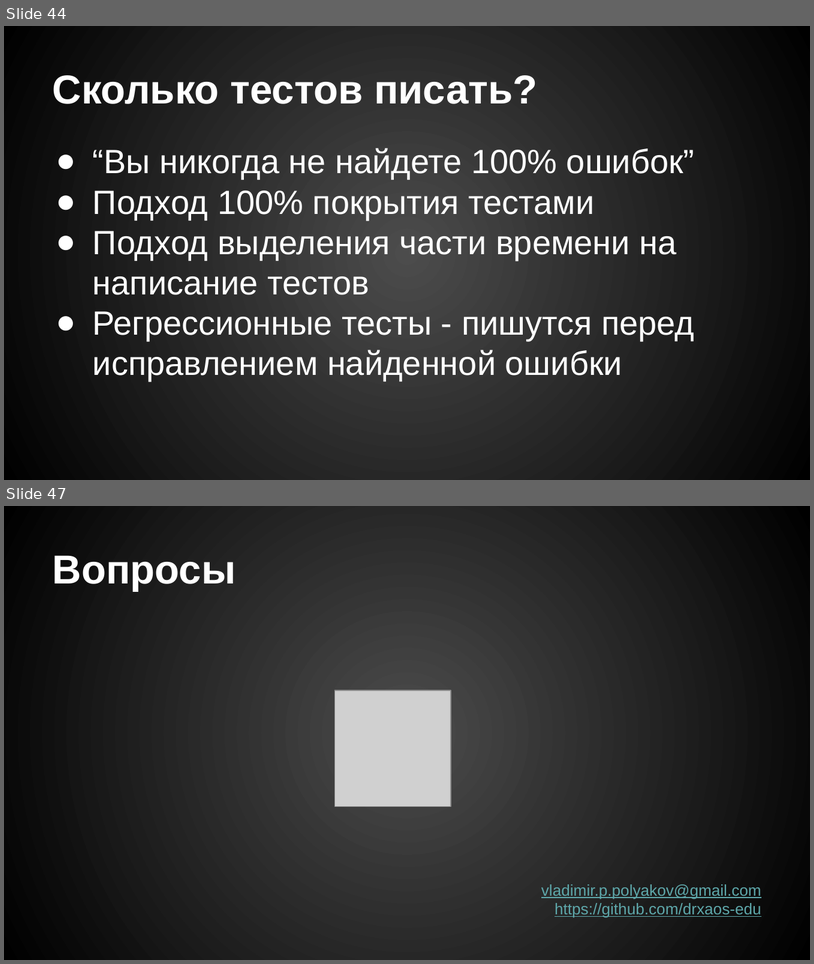
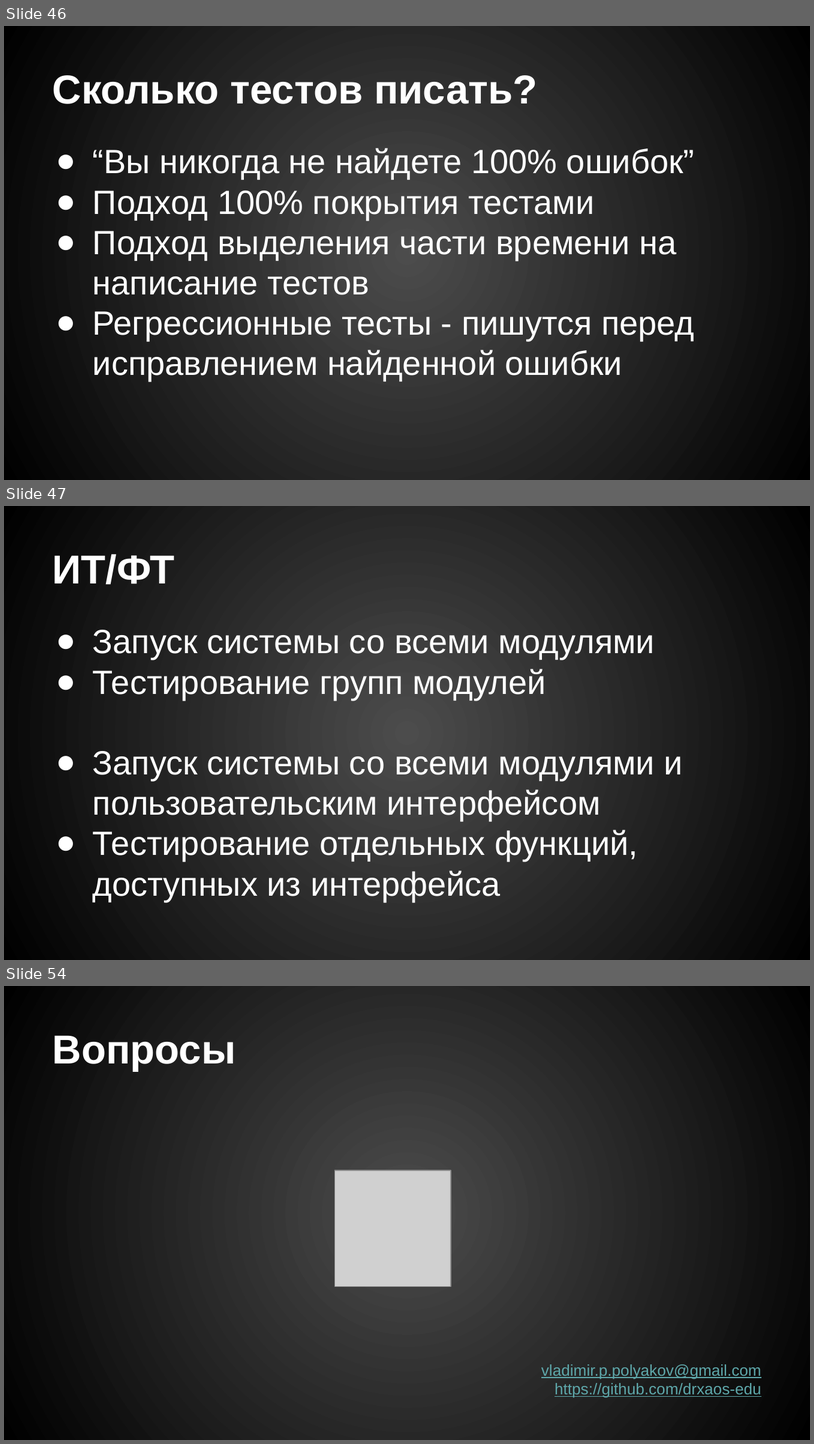
Before and after one commit to drxaos-edu/lecture-unit-testing, a slide deck: Модульное тестирование.pptx. Shown one above the other, each under a label of ours: slides 44 and 47 before the commit, slides 46, 47 and 54 after it; the slides between them are not shown. The pictures are 814x964 and 814x1444 pixels, drawn with LibreOffice and Linux fonts; fonts in the diff are those of the drawing; grey boxes stand for pictures. Boxes give left, top, right and bottom in pixels: in the first picture for what was removed or moved away, otherwise in the second. Text is boxed around its words. In the diff, an @@ line names an element or a change of style, - is before the commit and + after.

```diff
--- a/Модульное тестирование.pptx
+++ b/Модульное тестирование.pptx
@@ slide 47 added at [4, 506, 810, 960], background gradient #4C4C4C to #000000 @@
@@ title added at [53, 554, 175, 585], 36 pt, text #FFFFFF, bold @@
+ИТ/ФТ
@@ text added at [93, 630, 683, 901], 30 pt, text #FFFFFF @@
+● Запуск системы со всеми модулями
+● Тестирование групп модулей
+● Запуск системы со всеми модулями и пользовательским интерфейсом
+● Тестирование отдельных функций, доступных из интерфейса
@@ what was slide 44 is now slide 46 @@
@@ what was slide 47 is now slide 54 @@
```
Also in this commit, not shown: 2 slides changed, 6 other slides added, 1 other file.
